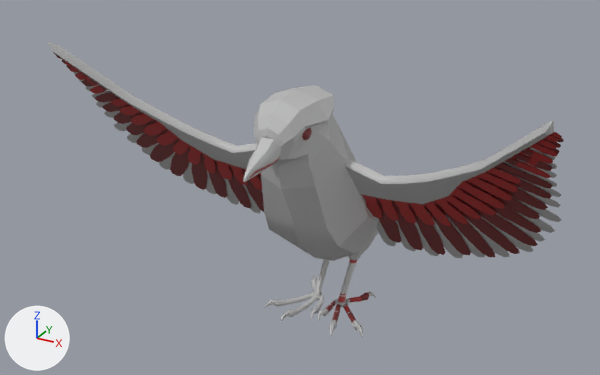
A saved change to the FBX model A_typical_Game/Assets/Models/Bird/Bird_character.fbx.
Both versions are drawn from a 50 mm camera at (0.141, -0.283, 0.193) aimed at (-0.022, 0.012, 0.046). Every picture has the same lights, and +X, +Y and +Z are marked at lower left. Where no turn or scale is listed for an object, it has been applied to the vertices.

The scene before the commit, as lines of its bpy script (objects in view):
```python
me_mesh = bpy.data.meshes.new('Mesh')
me_mesh.from_pydata(...)  # 3379 vertices, 2779 faces; spans x -0.098..0.098, y -0.066..0.121, z -0.012..0.116
# faces by material slot: [1676, 136, 589, 378]
me_mesh.materials.append(mat_lambert1)  # grey #bcbcbc
me_mesh.materials.append(mat_m_color_redbrighter)  # red #b13a3a
me_mesh.materials.append(mat_m_color_reddarker)  # dark red #7a2e2e
me_mesh.materials.append(mat_m_color_red)  # red #b12c2c
ob_bird_obj = bpy.data.objects.new('bird_obj', me_mesh)
ob_bird_obj.location = (0.0, 0.0, 0.0)
```
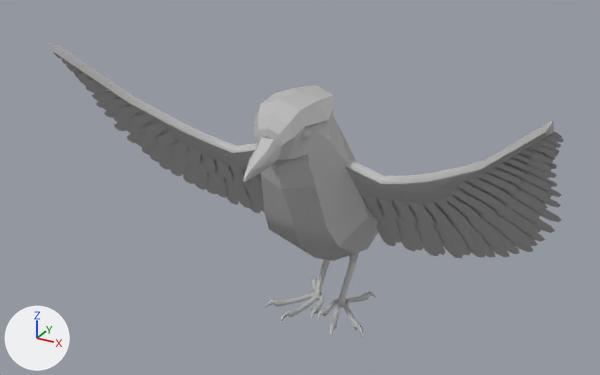
What the commit changed:
me_mesh has 3379 vertices, 2779 faces and spans x -0.098..0.098, y -0.066..0.121, z -0.012..0.116.
me_mesh is used by ob_bird_obj; location (0.0, 0.0, 0.0).
me_mesh part 1: all 136 faces that had it switch from mat_m_color_redbrighter (red #b13a3a) to mat_lambert1 (grey #bcbcbc).
me_mesh part 2: all 589 faces that had it switch from mat_m_color_reddarker (dark red #7a2e2e) to mat_lambert1 (grey #bcbcbc).
me_mesh part 3: all 378 faces that had it switch from mat_m_color_red (red #b12c2c) to mat_lambert1 (grey #bcbcbc).

What differs and where, as boxes [x1, y1, x2, y2] in the pictures (600 x 375 px):
part 1 of me_mesh, recoloured: [248, 157, 362, 313] in both
part 2 of me_mesh, recoloured: [56, 55, 564, 322] in both
part 3 of me_mesh, recoloured (red to grey): [53, 52, 562, 226] in both
